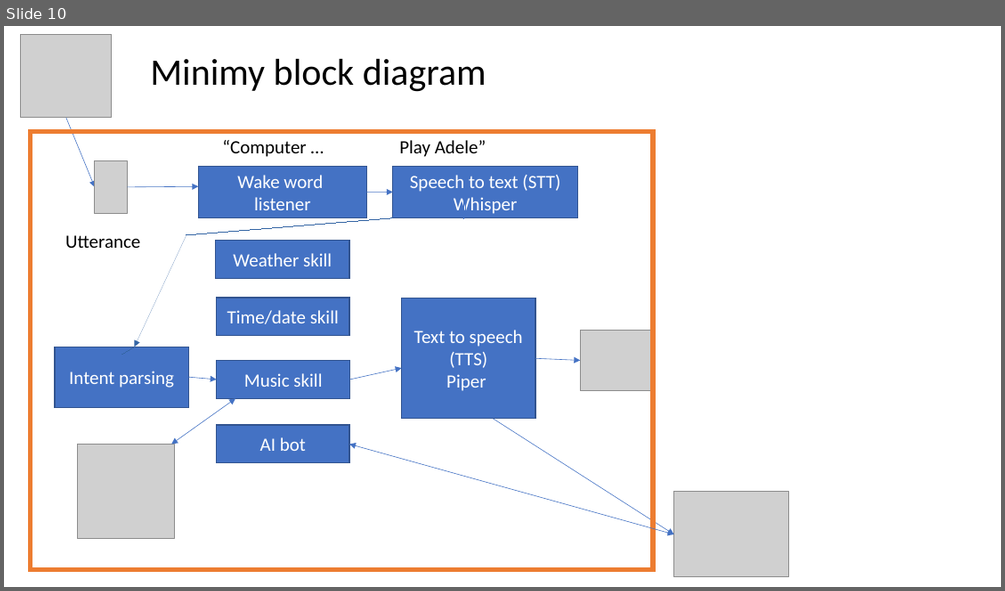
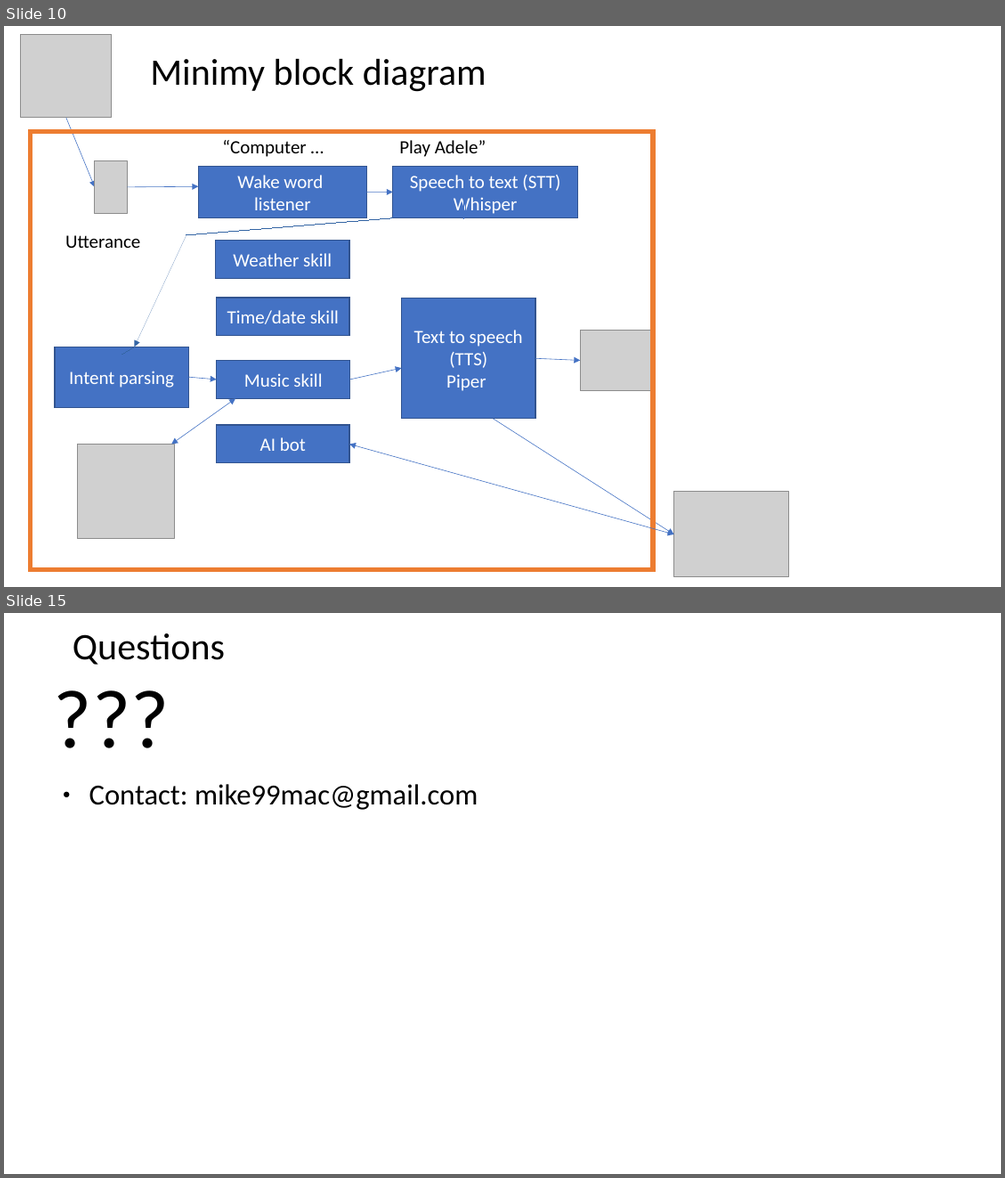
Before and after one commit to mike99mac/minimy-mike99mac, a slide deck: smartboomboxes.odp. Shown one above the other, each under a label of ours: slide 10 before the commit, slides 10 and 15 after it; the slides between them are not shown. The pictures are 1005x591 and 1005x1178 pixels, drawn with LibreOffice and Linux fonts; fonts in the diff are those of the drawing; grey boxes stand for pictures. Boxes give left, top, right and bottom in pixels: in the first picture for what was removed or moved away, otherwise in the second. Text is boxed around its words. In the diff, an @@ line names an element or a change of style, - is before the commit and + after.

```diff
--- a/smartboomboxes.odp
+++ b/smartboomboxes.odp
@@ slide 15 added at [4,613,1001,1174], background #FFFFFF @@
@@ title added at [73,633,225,665], 36 pt, text #000000 @@
+Questions
@@ text added at [89,784,477,810], 28 pt, text #000000 @@
+???
+● Contact: mike99mac@gmail.com
```
Also in this commit, not shown: 7 slides changed, 1 other slide added, 1 slide removed.
